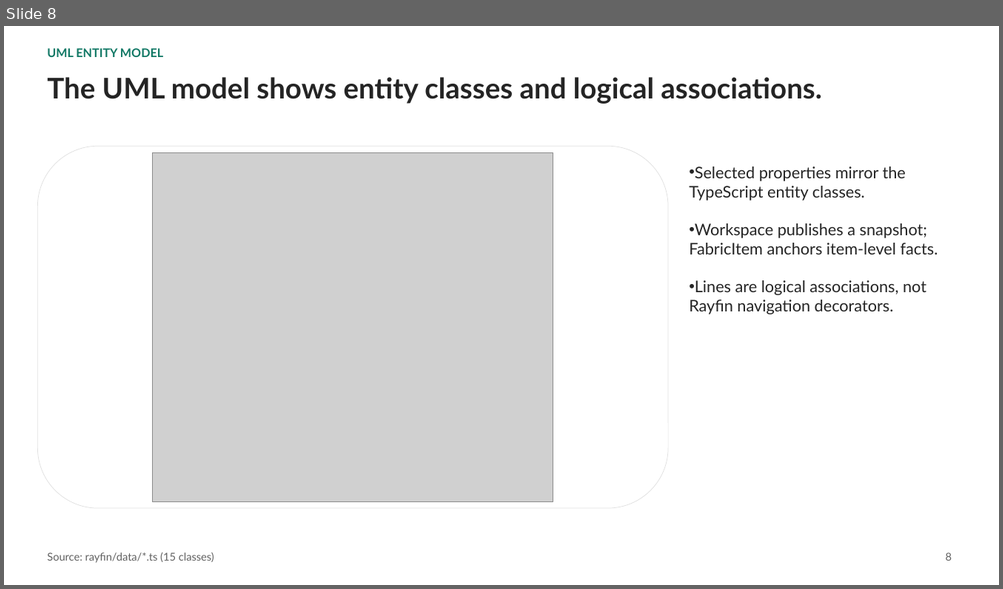
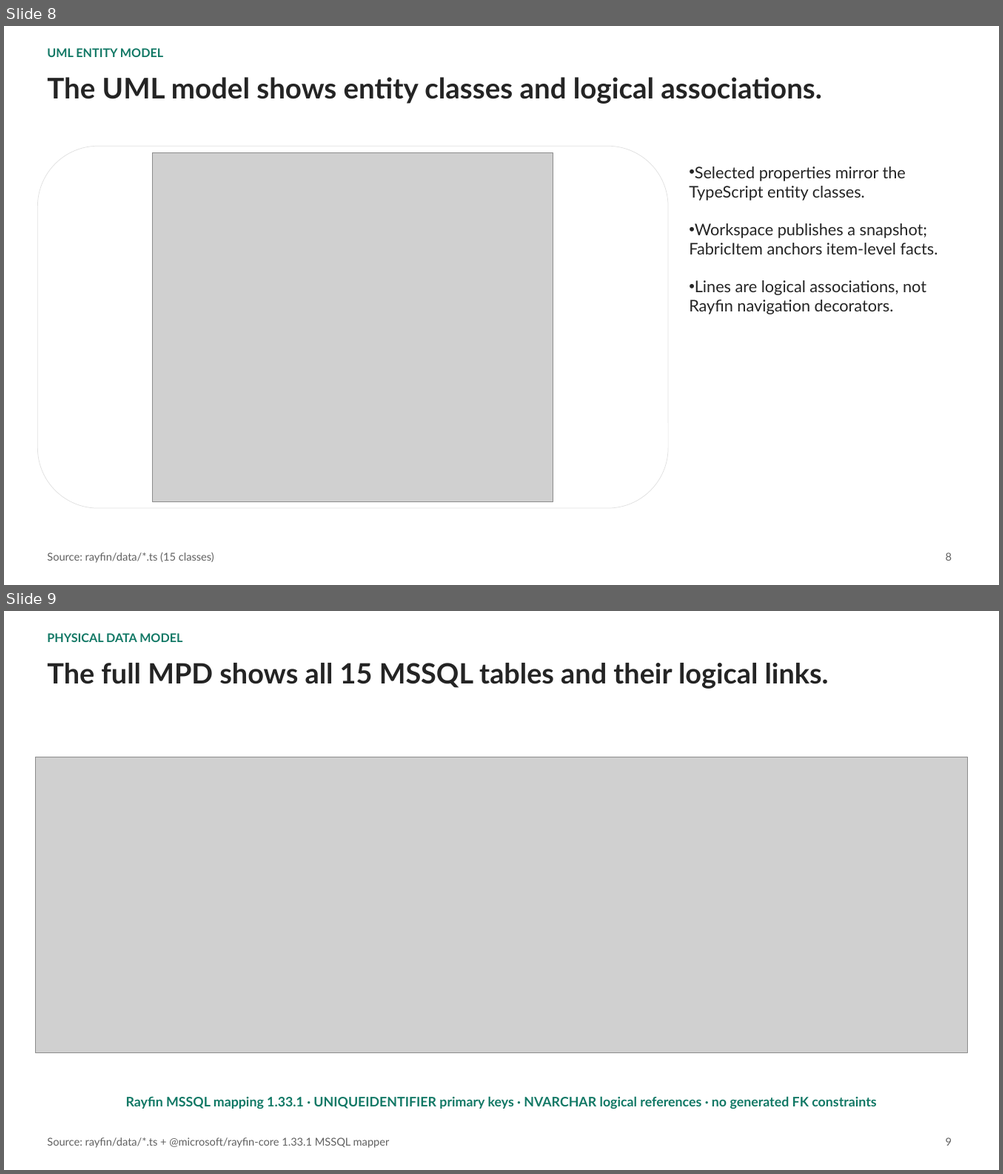
Before and after one commit to fredgis/FabricAtlas, a slide deck: prez/Fabric-Atlas-Dev-Architecture.pptx. Shown one above the other, each under a label of ours: slide 8 before the commit, slides 8 and 9 after it. The pictures are 1003x589 and 1003x1174 pixels, drawn with LibreOffice and Linux fonts; fonts in the diff are those of the drawing; grey boxes stand for pictures. Boxes give left, top, right and bottom in pixels: in the first picture for what was removed or moved away, otherwise in the second. Text is boxed around its words. In the diff, an @@ line names an element or a change of style, - is before the commit and + after.

```diff
--- a/prez/Fabric-Atlas-Dev-Architecture.pptx
+++ b/prez/Fabric-Atlas-Dev-Architecture.pptx
@@ slide 9 added at (4, 611, 999, 1170), background #FFFFFF @@
@@ text added at (47, 633, 182, 642), 11.5 pt, text #117865, bold @@
+PHYSICAL DATA MODEL
@@ text added at (47, 663, 828, 689), 27 pt, text #242424, bold @@
+The full MPD shows all 15 MSSQL tables and their logical links.
@@ picture added at (35, 758, 967, 1053) @@
@@ text added at (126, 1096, 876, 1110), 12.7 pt, text #117865, bold @@
+Rayfin MSSQL mapping 1.33.1 · UNIQUEIDENTIFIER primary keys · NVARCHAR logical references · no generated FK constraints
@@ text added at (47, 1138, 390, 1148), 10.5 pt, text #616161 @@
+Source: rayfin/data/*.ts + @microsoft/rayfin-core 1.33.1 MSSQL mapper
@@ text added at (945, 1138, 952, 1146), 10.5 pt, text #616161 @@
+9
```
Also in this commit, not shown: 4 slides changed, 2 slides removed, 4 other files.
